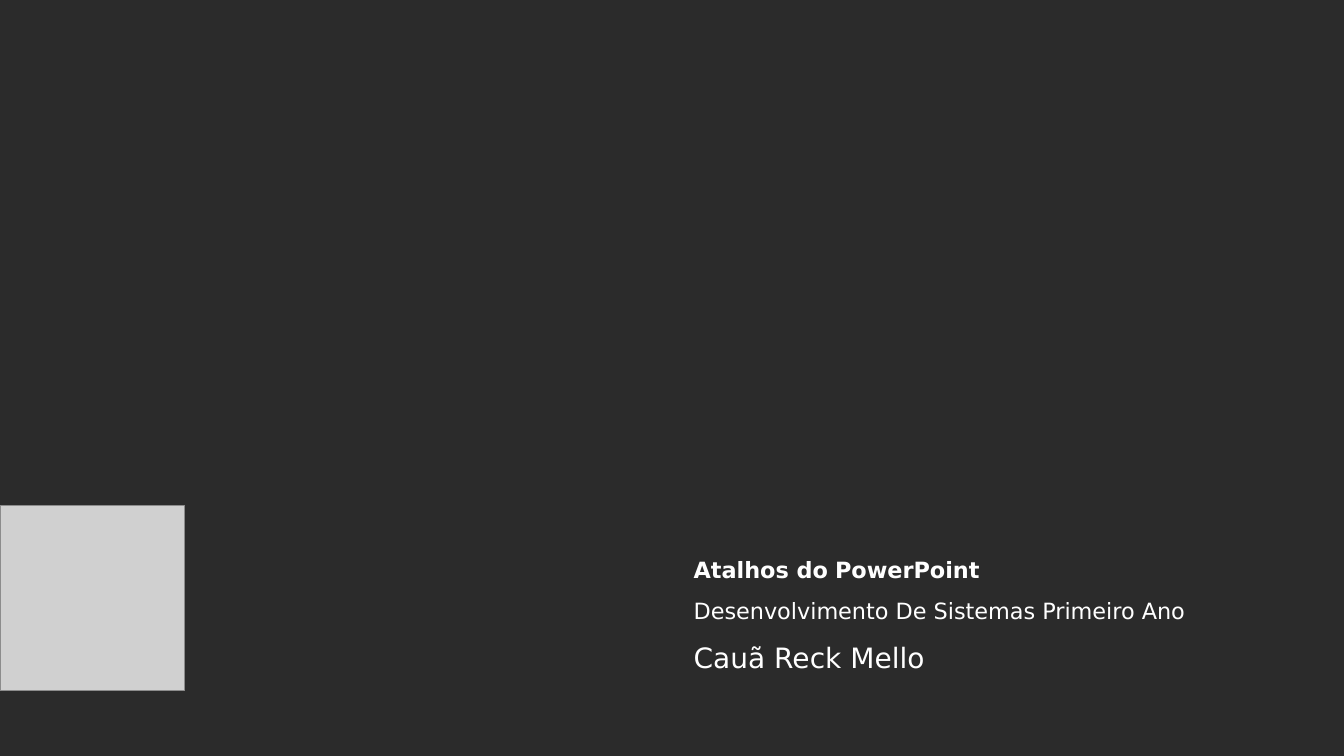
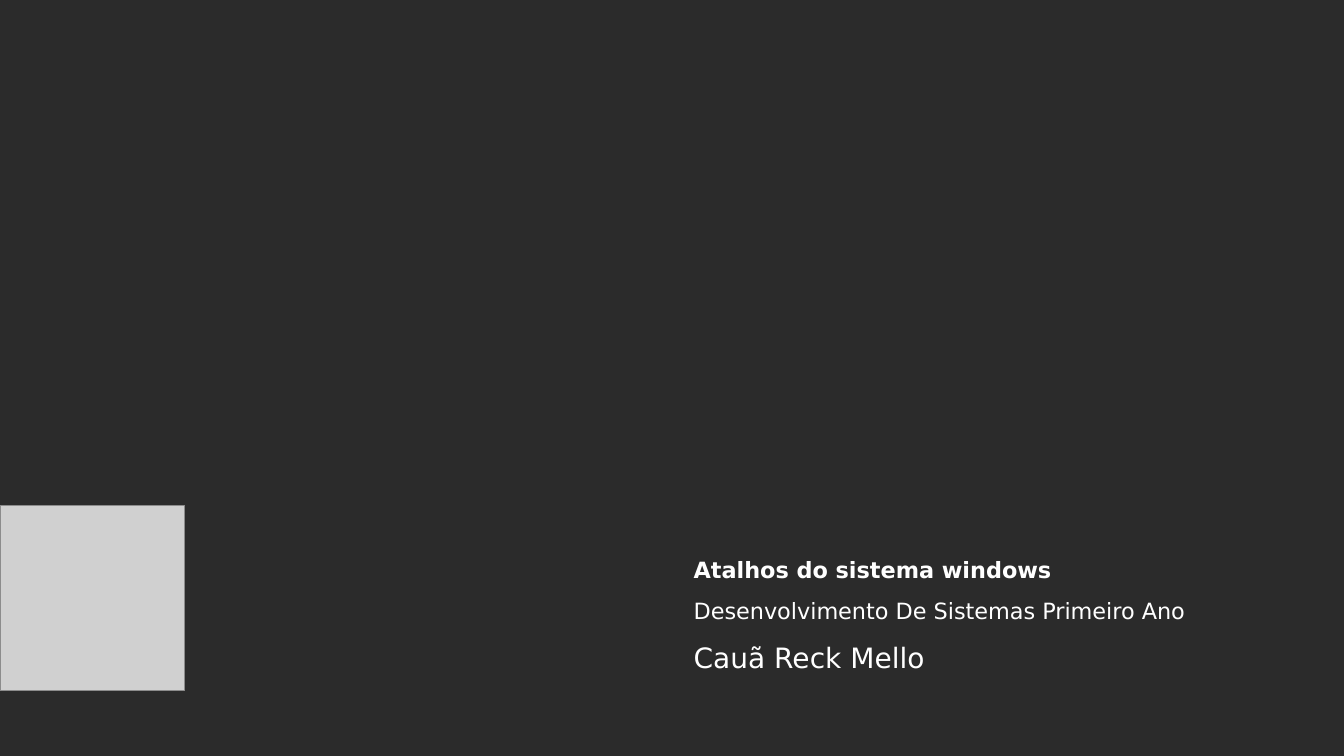
Before and after one commit to CauaReck/ptic, a slide deck: slide 1 of Cauã Reck Mello 1DS.pptx. Drawn at 1344x756 pixels with LibreOffice and Linux fonts; fonts in the diff are those of the drawing; grey boxes stand for pictures; background and template pictures are left out; a plain dark background stands for a picture behind light text. Boxes give left, top, right and bottom in pixels: in the first picture for what was removed or moved away, otherwise in the second. Text is boxed around its words. In the diff, an @@ line names an element or a change of style, - is before the commit and + after.

```diff
--- a/Cauã Reck Mello 1DS.pptx
+++ b/Cauã Reck Mello 1DS.pptx
@@ text at [694, 561, 1051, 579]: text changed @@
-Atalhos do PowerPoint
+Atalhos do sistema windows
```
Also in this commit, not shown: 6 slides added, 4 slides removed.
